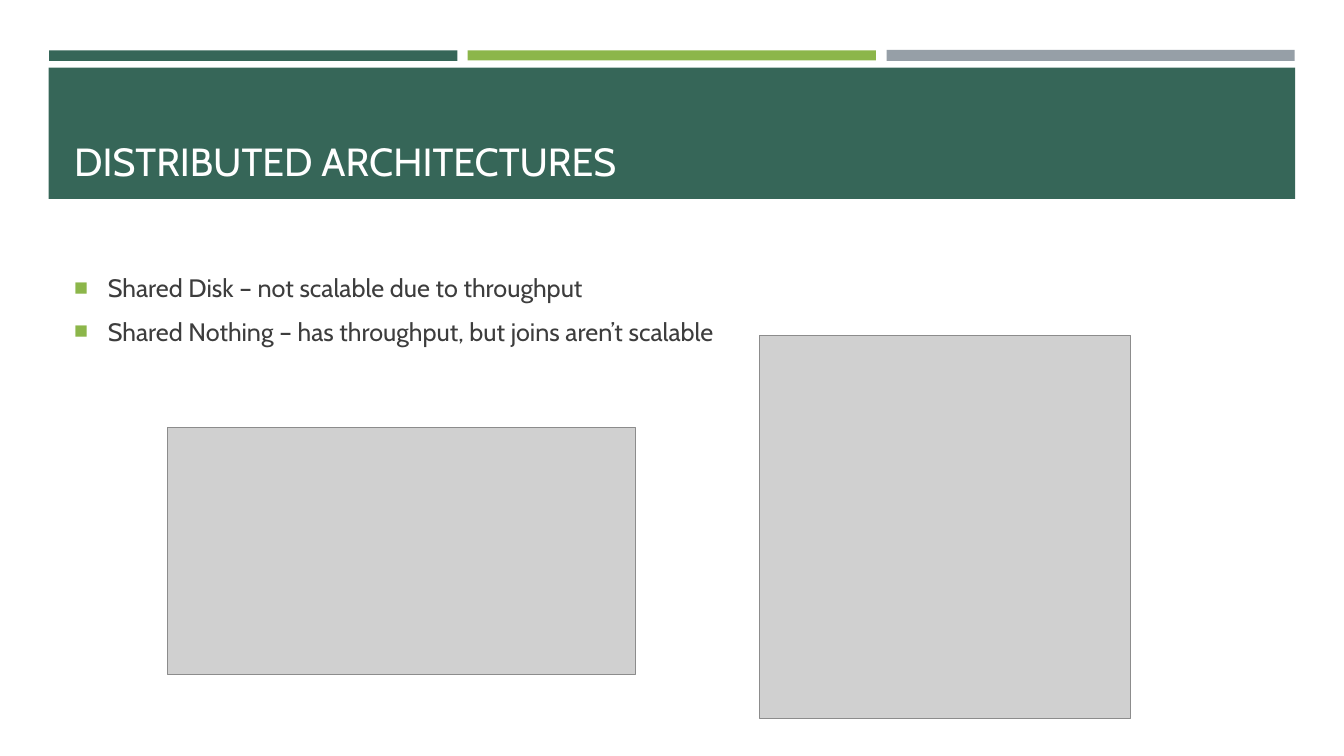
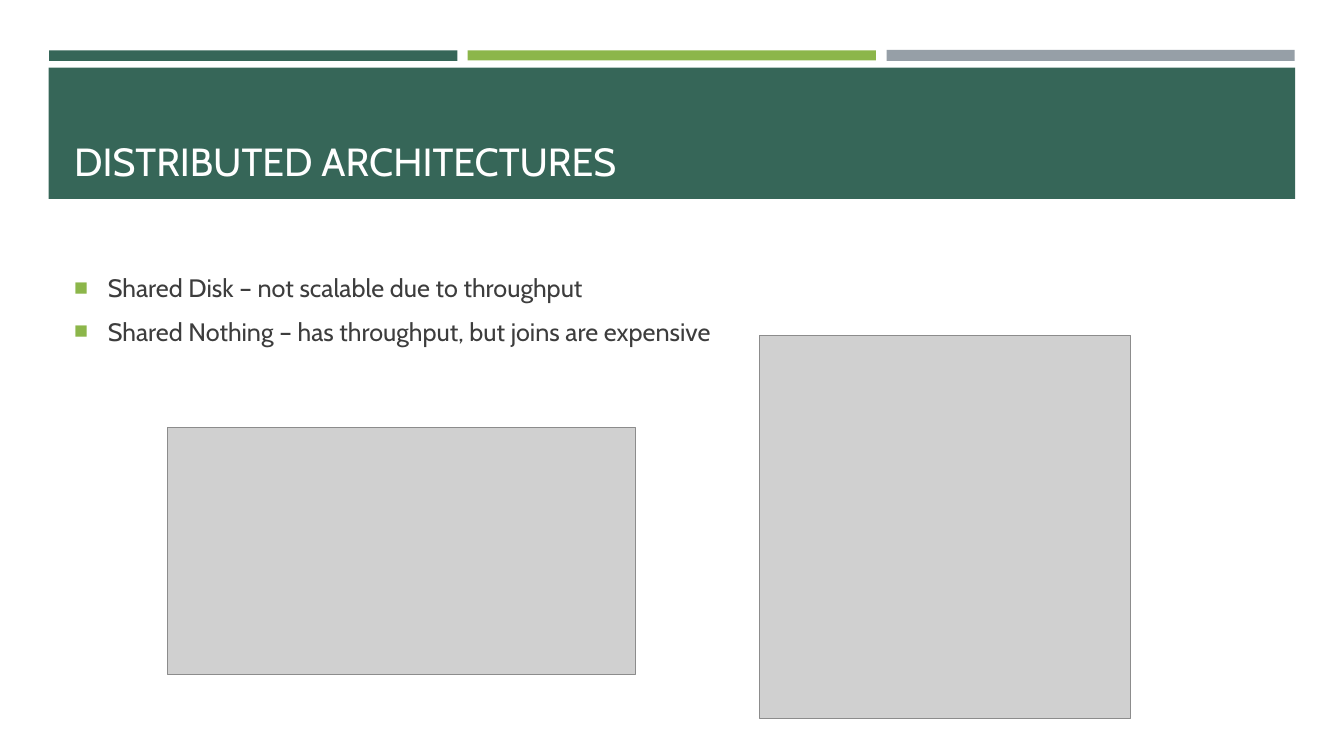
Before and after one commit to e-m-wilson/data_engineering, a slide deck: slide 12 of snowflake/Snowflake.pptx (slide 11 before the commit). Drawn at 1344x756 pixels with LibreOffice and Linux fonts; fonts in the diff are those of the drawing; grey boxes stand for pictures. Boxes give left, top, right and bottom in pixels: in the first picture for what was removed or moved away, otherwise in the second. Text is boxed around its words. In the diff, an @@ line names an element or a change of style, - is before the commit and + after.

```diff
--- a/snowflake/Snowflake.pptx
+++ b/snowflake/Snowflake.pptx
@@ text at (108,322,711,347): text changed @@
-■ Shared Nothing – has throughput, but joins aren’t scalable
+■ Shared Nothing – has throughput, but joins are expensive
```
Also in this commit, not shown: 2 other slides changed, 30 slides added, 6 other files.
